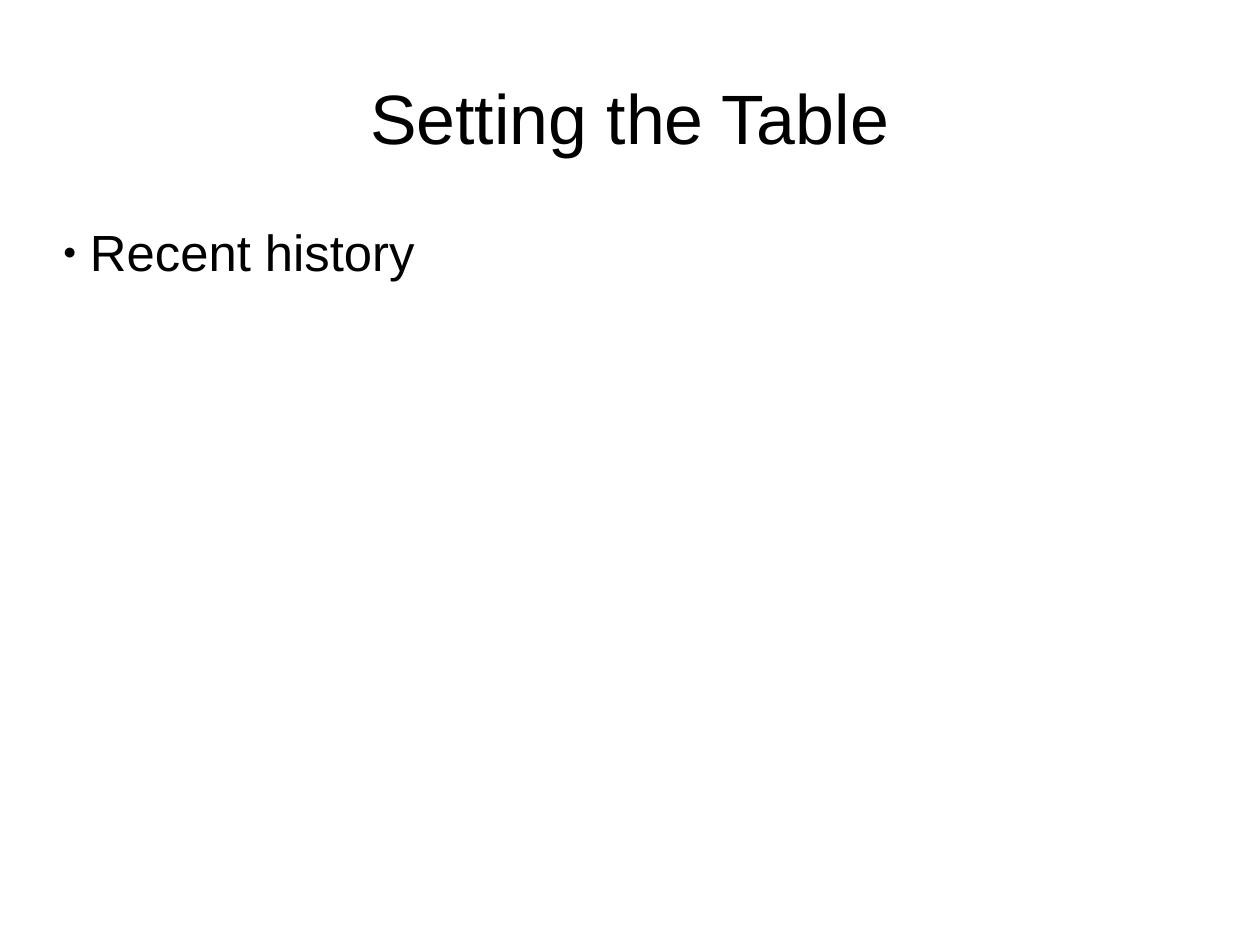
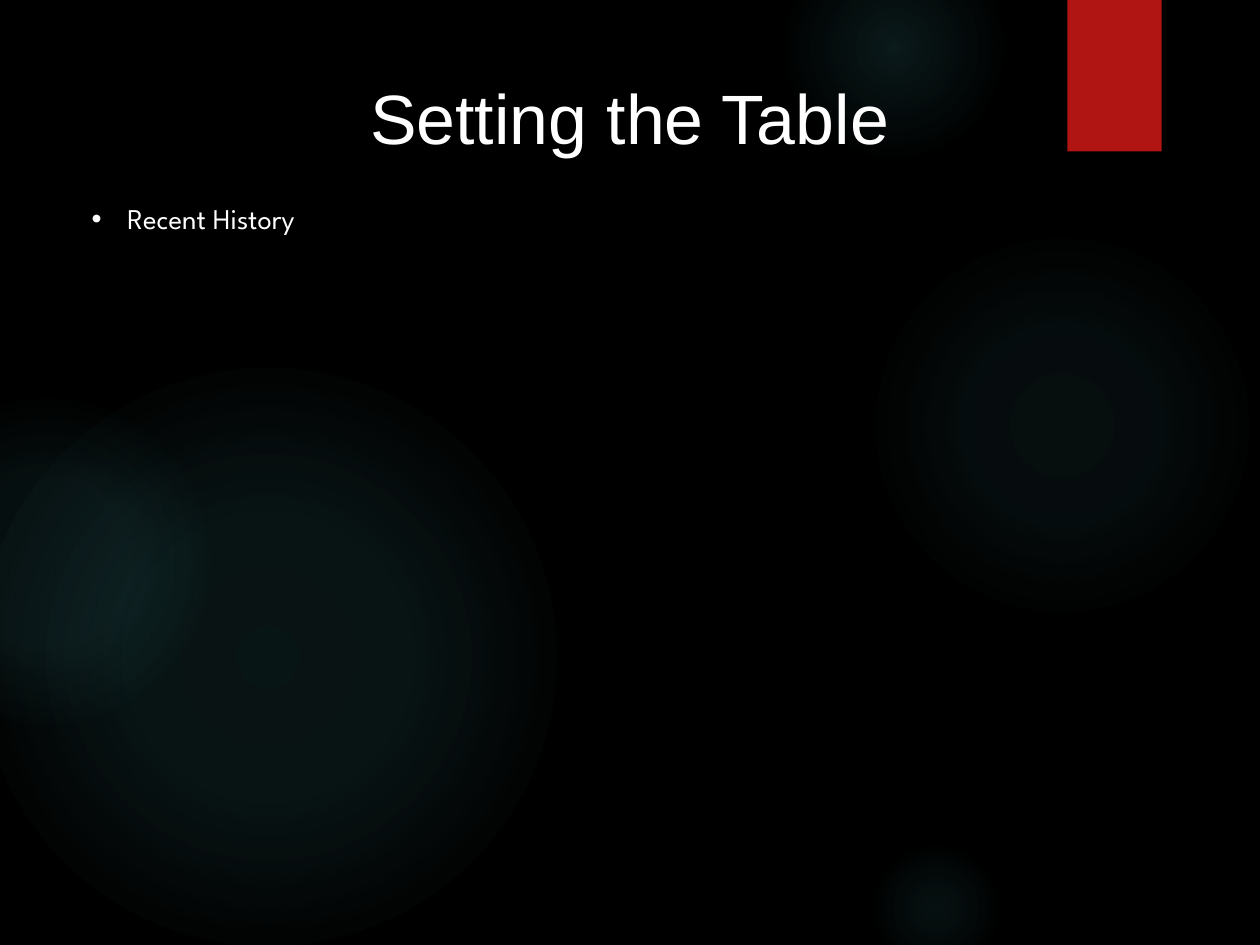
Before and after one commit to arif-aigonix/leap2015, a slide deck: slide 2 of Cloud and Distributed Architecture Overview.pptx. Drawn at 1260x945 pixels with LibreOffice and Linux fonts; fonts in the diff are those of the drawing; background and template pictures are left out. Boxes give left, top, right and bottom in pixels: in the first picture for what was removed or moved away, otherwise in the second. Text is boxed around its words. In the diff, an @@ line names an element or a change of style, - is before the commit and + after.

```diff
--- a/Cloud and Distributed Architecture Overview.pptx
+++ b/Cloud and Distributed Architecture Overview.pptx
@@ background #FFFFFF to picture (left out) @@
@@ ellipse added at (x1=784, y1=0, x2=1005, y2=158), fill gradient #50B9C1 @@
@@ rectangle added at (x1=1068, y1=0, x2=1163, y2=152), fill #B01513 @@
@@ text "Setting the Table" at (x1=370, y1=93, x2=889, y2=157): text colour #000000 to #FFFFFF @@
@@ text at (x1=127, y1=210, x2=295, y2=235): text changed; size 32 to 18 pt; font Arial to League Spartan; text colour #000000 to #FFFFFF @@
-● Recent history
+• Recent History
@@ ellipse added at (x1=868, y1=231, x2=1257, y2=620), fill gradient #50B9C1 @@
@@ ellipse added at (x1=0, y1=368, x2=556, y2=945), fill gradient #50B9C1 @@
@@ ellipse added at (x1=0, y1=399, x2=210, y2=725), fill gradient #50B9C1 @@
@@ ellipse added at (x1=868, y1=840, x2=1004, y2=945), fill gradient #50B9C1 @@
```
Also in this commit, not shown: 2 other slides changed, 4 slides added, 1 slide removed.
